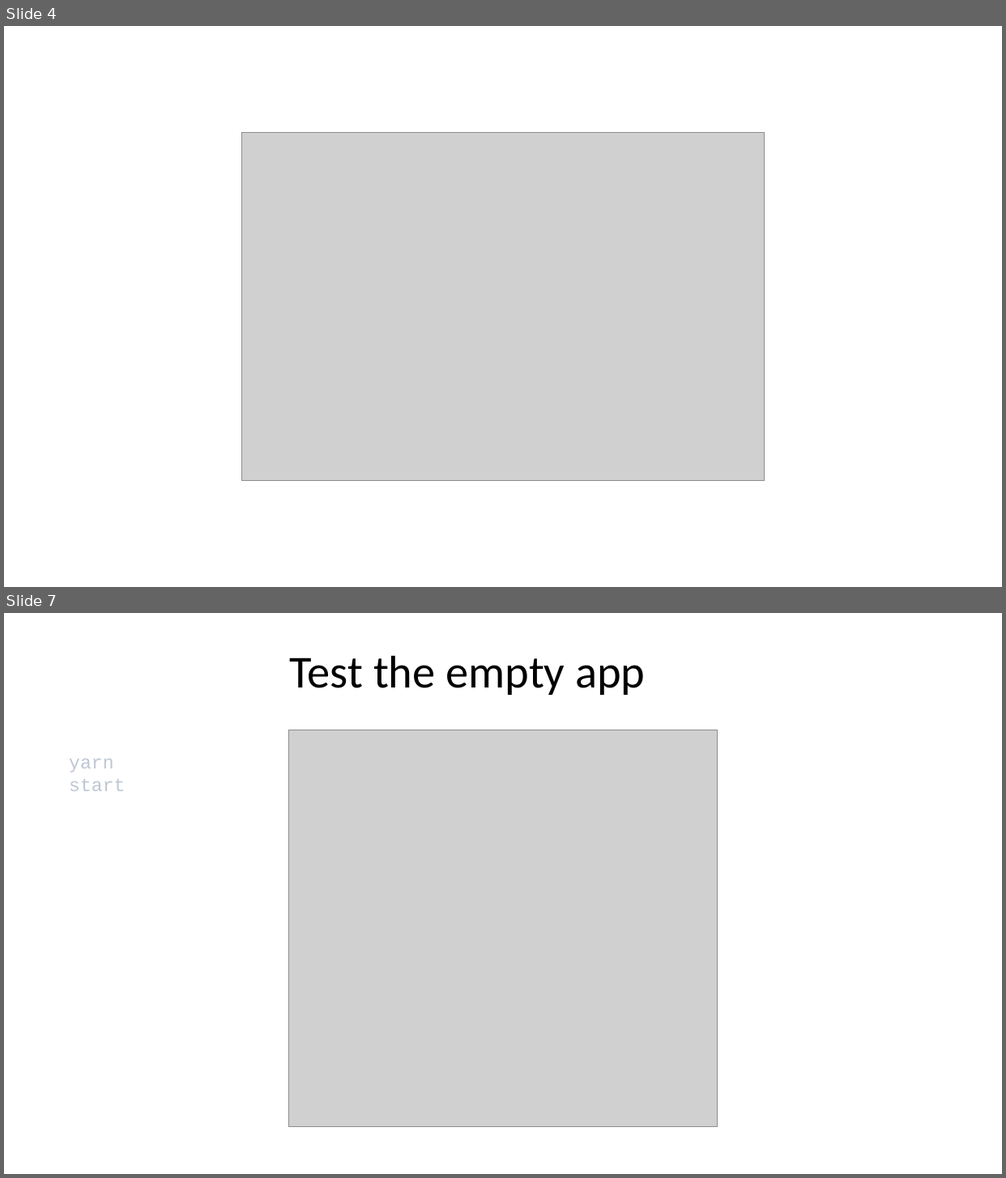
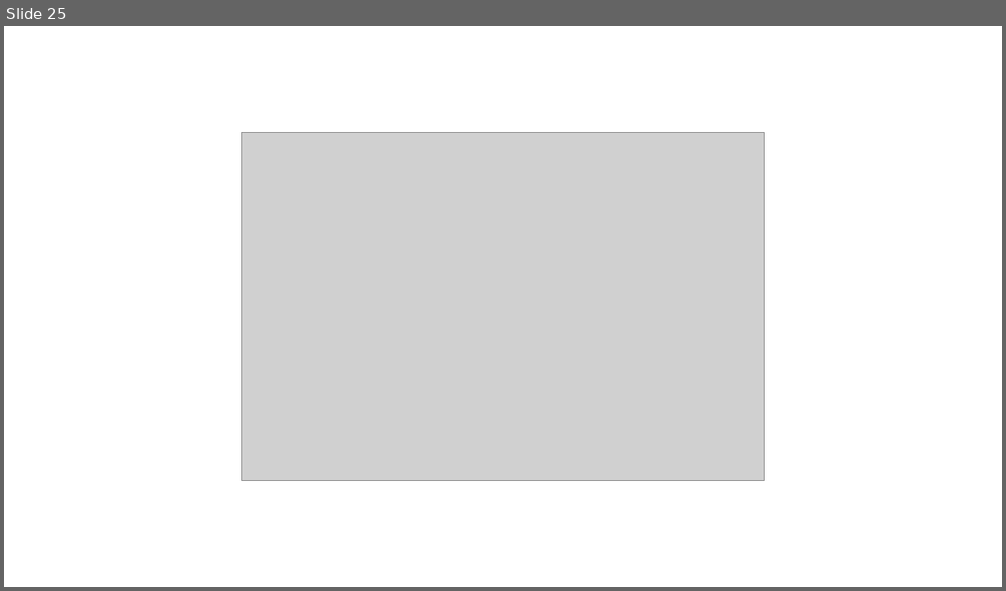
Before and after one commit to DHI/DomainServicesCourse, a slide deck: Presentations/DS-course-4-frontend.pptx. Shown one above the other, each under a label of ours: slides 4 and 7 before the commit, slide 25 after it; the slides between them are not shown. The pictures are 1006x1178 and 1006x591 pixels, drawn with LibreOffice and Linux fonts; fonts in the diff are those of the drawing; grey boxes stand for pictures. Boxes give left, top, right and bottom in pixels: in the first picture for what was removed or moved away, otherwise in the second. Text is boxed around its words. In the diff, an @@ line names an element or a change of style, - is before the commit and + after.

```diff
--- a/Presentations/DS-course-4-frontend.pptx
+++ b/Presentations/DS-course-4-frontend.pptx
@@ slide 7 removed at (4,613,1002,1174), background #FFFFFF @@
@@ text removed at (289,655,645,695) @@
-Test the empty app
@@ picture removed at (288,730,718,1127) @@
@@ text removed at (69,759,125,791) @@
-yarn start
@@ what was slide 4 is now slide 25 @@
```
Also in this commit, not shown: 1 slide changed, 21 slides added, 10 other slides removed, 6 other files.
